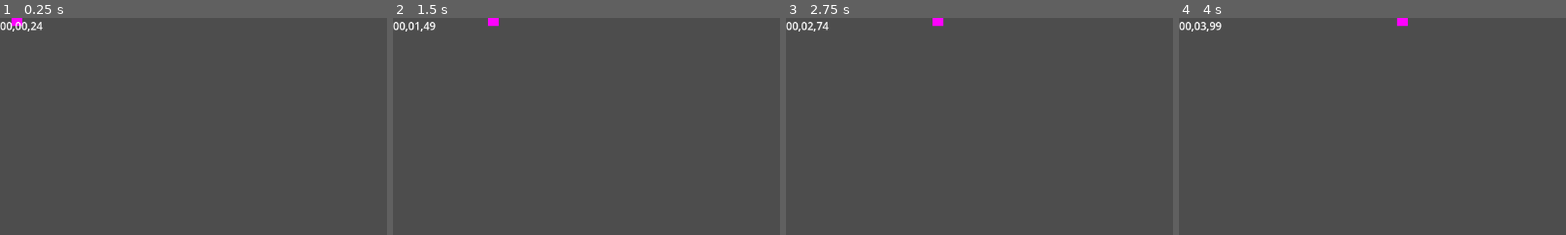
Above: before the commit, frames 1-4 (left to right).
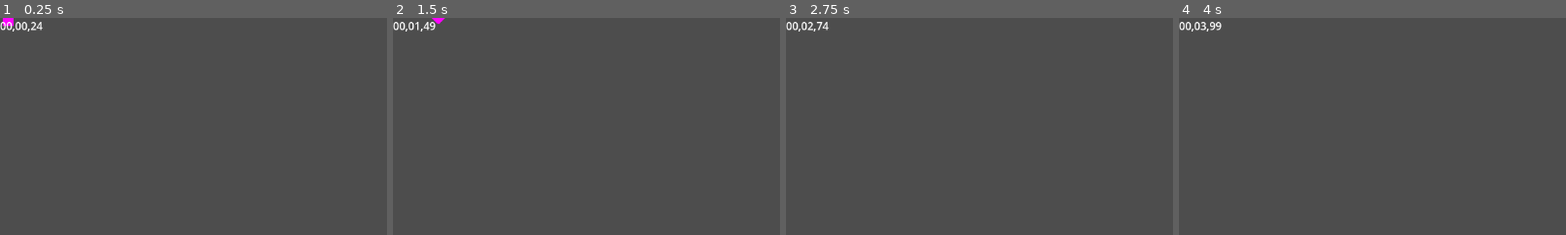
Above: after the commit, the same moments.

Repository: Timjb4235/three-brothers
Game: Godot game, scene res://scenes/main.tscn
The game is run twice, just before and just after one commit, with the same random seed, the same clock (stepped at 60 frames per second) and the same inputs.
Inputs:
- Up to frame 1 (0.25 s): no input
- Up to frame 2 (1.5 s): hold Right (right) 0.53-1.28 s; hold Down (down) from 1.28 s (still down)
- Up to frame 3 (2.75 s): release Down (down) at 2.03 s; hold Right (right) from 2.03 s (still down)
- Up to frame 4 (4 s): release Right (right) at 2.78 s; hold Up (up) 2.78-3.53 s; hold A (left) from 3.53 s (still down)
The pictures show only the part of the screen within x 0-50%, y 0-50%; the shares and areas given below are measured in that part.

The runs differ from the first frame. In frame 1, 0.2% of the frame differs, in the area x 0-6%, y 0-5%; in frame 2, 0.2%, in the area x 10-28%, y 0-5%; in frame 3, 0.1%; in frame 4, 0.1%.

Commit message:
Acceleration successful

Diff:
--- a/scenes/player.gd
+++ b/scenes/player.gd
@@ -1,38 +1,29 @@
 extends CharacterBody2D
 
 # Direction is clockwise from right
-const initial_speed = 100
+const initial_speed = 50
 var acceleration = Vector2(0, 0)
-var angle = 0
-var rotation_input
-var accel_input
+var rotation_input = 0
+var accel_input = 0
 var direction_change = 0
 
 
 # Called when the node enters the scene tree for the first time.
 func _ready():
-	velocity = Vector2(initial_speed * cos(deg_to_rad(angle)), initial_speed * sin(deg_to_rad(angle)))
+	velocity = Vector2(initial_speed * cos(deg_to_rad(rotation)), initial_speed * sin(deg_to_rad(rotation)))
 
 
 # Called every frame. 'delta' is the elapsed time since the previous frame.
 func _process(delta):
 	get_input()
-	#print(accel_input)
-	#print(rotation_input)
-	angle += rotation_input
+	rotation += rotation_input * delta
 	print(transform.x)
 	velocity += transform.x * accel_input
-	#print(accel_input)
-	#print(velocity)
 	move_and_collide(velocity * delta)
-	# speed += acceleration
-	# angle += direction_change
-	# velocity = Vector2(speed * cos(deg_to_rad(angle)), speed * sin(deg_to_rad(angle)))
 
 # Receives input from the player via arrow keys
 func get_input():
-	# Left negative, right positive
 	rotation_input = Input.get_axis("left", "right")
-	accel_input = Input.get_axis("down", "up")
+	accel_input = 5 * Input.get_axis("down", "up")
 	print(accel_input)
 	print(rotation_input)
